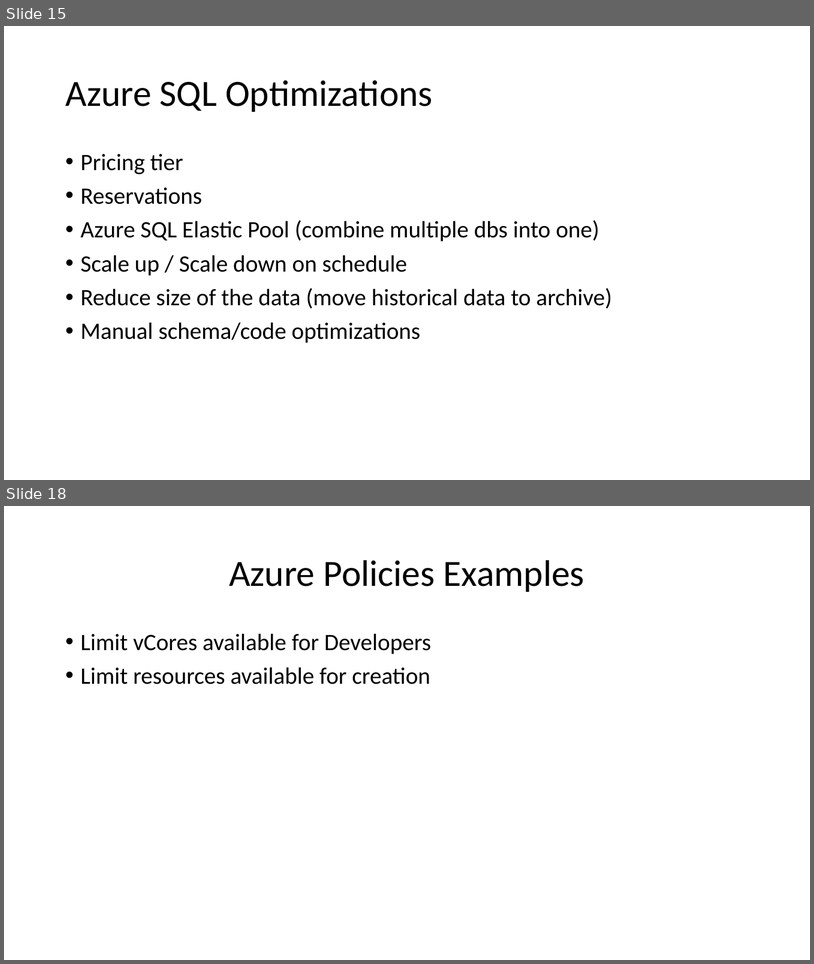
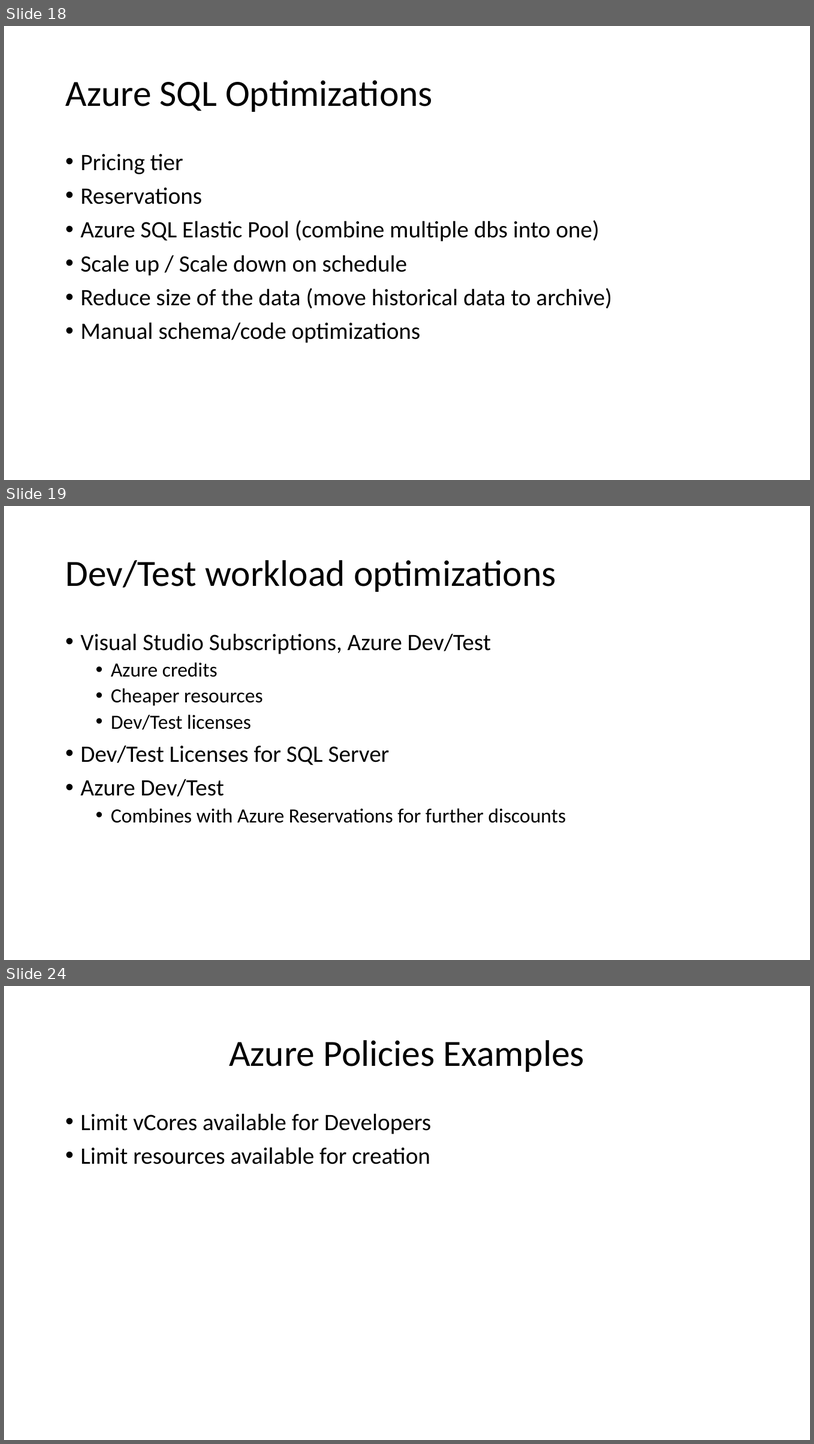
Before and after one commit to peterperov/MSFTCSA, a slide deck: 104-FinOps/Azure FinOps - Introduction.pptx. Shown one above the other, each under a label of ours: slides 15 and 18 before the commit, slides 18, 19 and 24 after it; the slides between them are not shown. The pictures are 814x964 and 814x1444 pixels, drawn with LibreOffice and Linux fonts; fonts in the diff are those of the drawing. Boxes give left, top, right and bottom in pixels: in the first picture for what was removed or moved away, otherwise in the second. Text is boxed around its words. In the diff, an @@ line names an element or a change of style, - is before the commit and + after.

```diff
--- a/104-FinOps/Azure FinOps - Introduction.pptx
+++ b/104-FinOps/Azure FinOps - Introduction.pptx
@@ slide 19 added at box(4, 506, 810, 960), background #FFFFFF @@
@@ title added at box(65, 560, 557, 592), 44 pt, text #000000 @@
+Dev/Test workload optimizations
@@ text added at box(81, 633, 566, 823), 24 pt, text #000000 @@
+• Visual Studio Subscriptions, Azure Dev/Test
+  • Azure credits
+  • Cheaper resources
+  • Dev/Test licenses
+• Dev/Test Licenses for SQL Server
+• Azure Dev/Test
+  • Combines with Azure Reservations for further discounts
@@ what was slide 15 is now slide 18 @@
@@ what was slide 18 is now slide 24 @@
```
Also in this commit, not shown: 2 slides changed, 6 other slides added, 1 slide removed, 1 other file.
